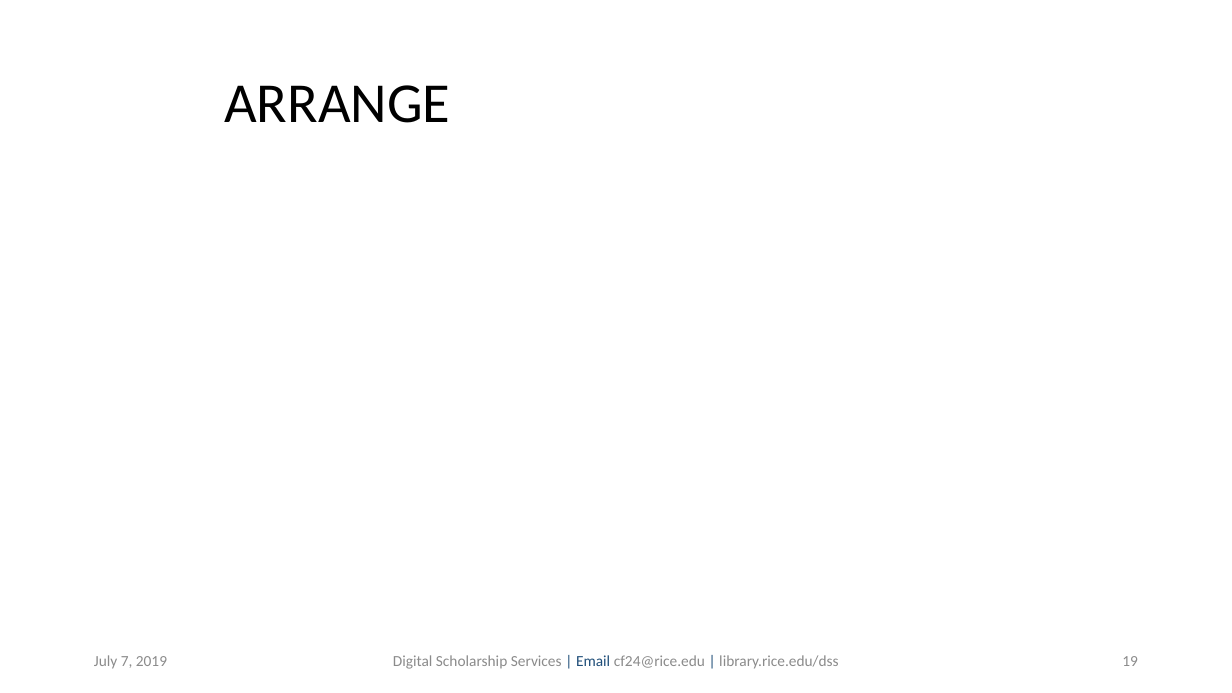
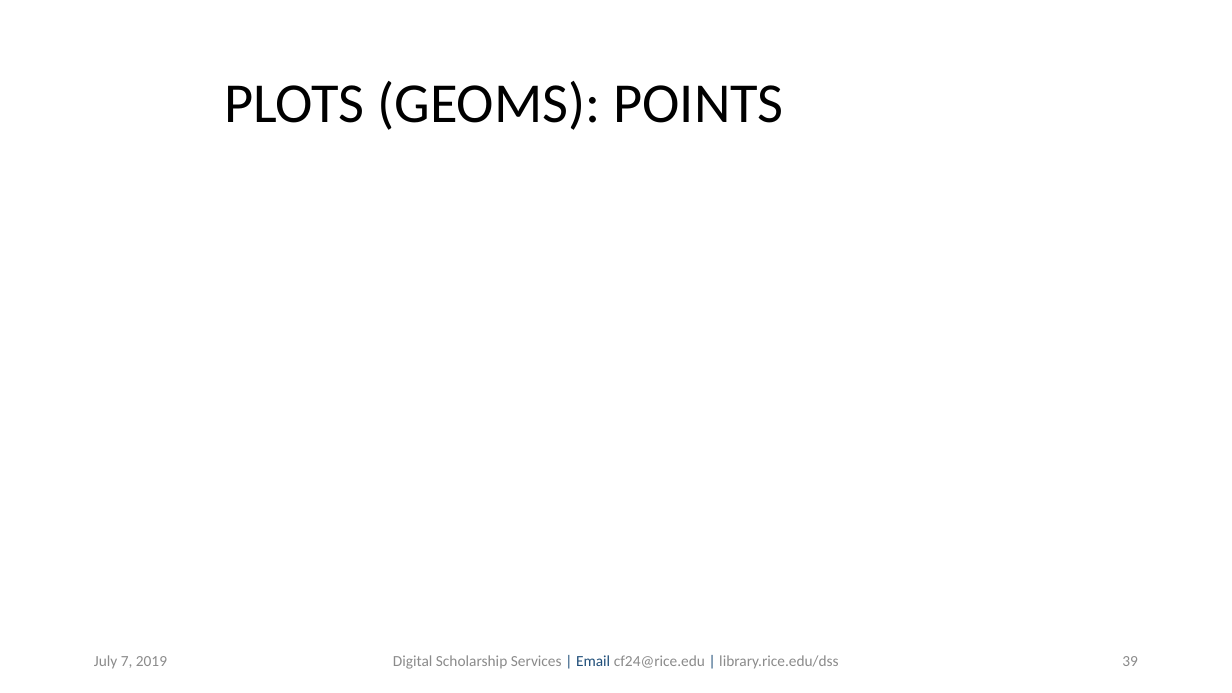
Before and after one commit to bakitybacon/rice-data-and-donuts, a slide deck: slide 39 of Rviz/R Visualization and Data Manipulation.pptx (slide 19 before the commit). Drawn at 1232x693 pixels with LibreOffice and Linux fonts; fonts in the diff are those of the drawing; background and template pictures are left out. Boxes give left, top, right and bottom in pixels: in the first picture for what was removed or moved away, otherwise in the second. Text is boxed around its words. In the diff, an @@ line names an element or a change of style, - is before the commit and + after.

```diff
--- a/Rviz/R Visualization and Data Manipulation.pptx
+++ b/Rviz/R Visualization and Data Manipulation.pptx
@@ title at [224,81,783,130]: text changed @@
-ARRANGE
+PLOTS (GEOMS): POINTS
@@ page number at [1122,656,1138,666]: text changed @@
-19
+39
```
Also in this commit, not shown: 10 other slides changed, 16 slides added, 1 other file.
